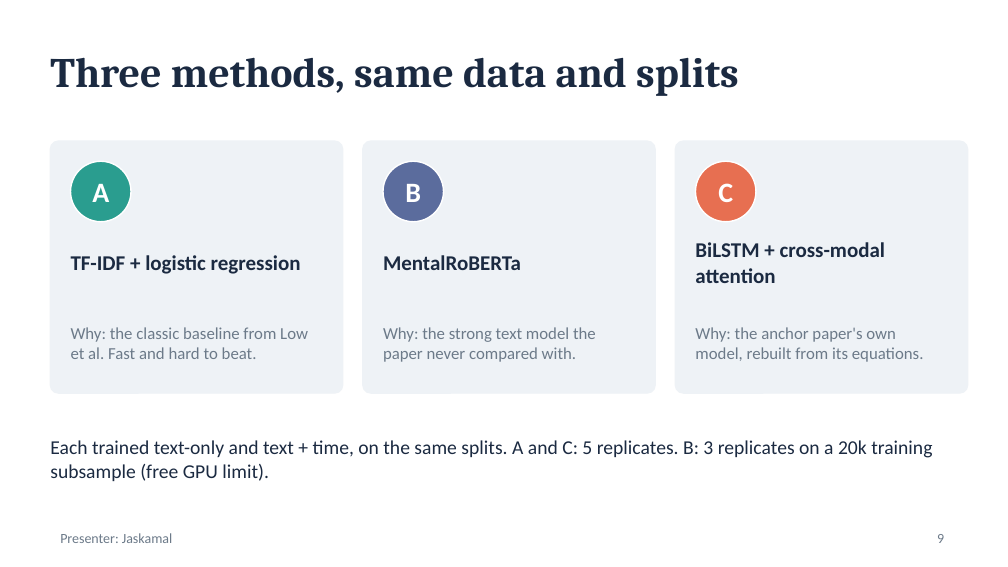
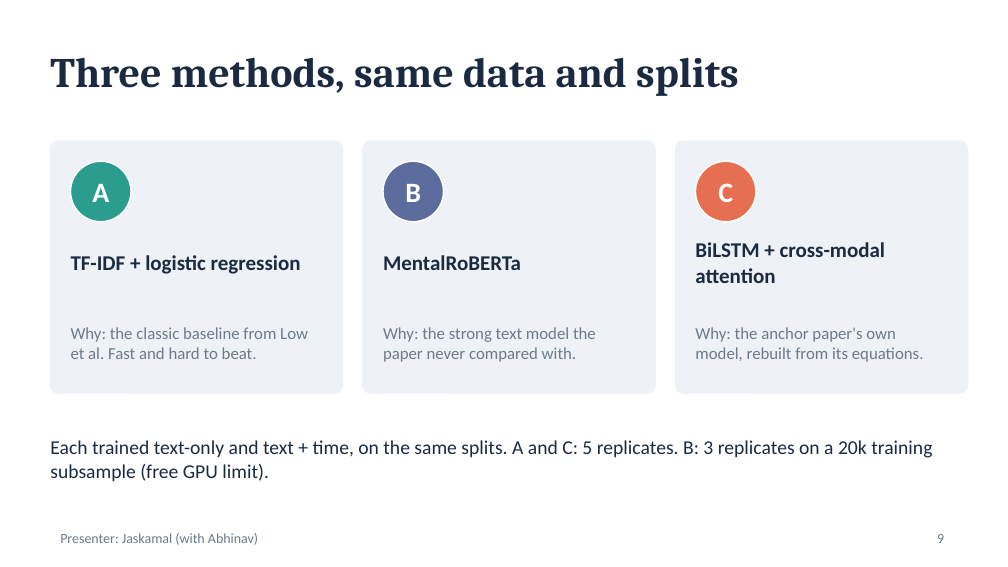
Before and after one commit to Abhinavxox/reddit-mental-health-timing, a slide deck: slide 9 of slides/Phase1_Timing_Matters.pptx. Drawn at 1008x567 pixels with LibreOffice and Linux fonts; fonts in the diff are those of the drawing. Boxes give left, top, right and bottom in pixels: in the first picture for what was removed or moved away, otherwise in the second. Text is boxed around its words. In the diff, an @@ line names an element or a change of style, - is before the commit and + after.

```diff
--- a/slides/Phase1_Timing_Matters.pptx
+++ b/slides/Phase1_Timing_Matters.pptx
@@ text at (60, 533, 258, 545): text changed @@
-Presenter: Jaskamal
+Presenter: Jaskamal (with Abhinav)
```
Also in this commit, not shown: 12 other slides changed, 4 other files.
